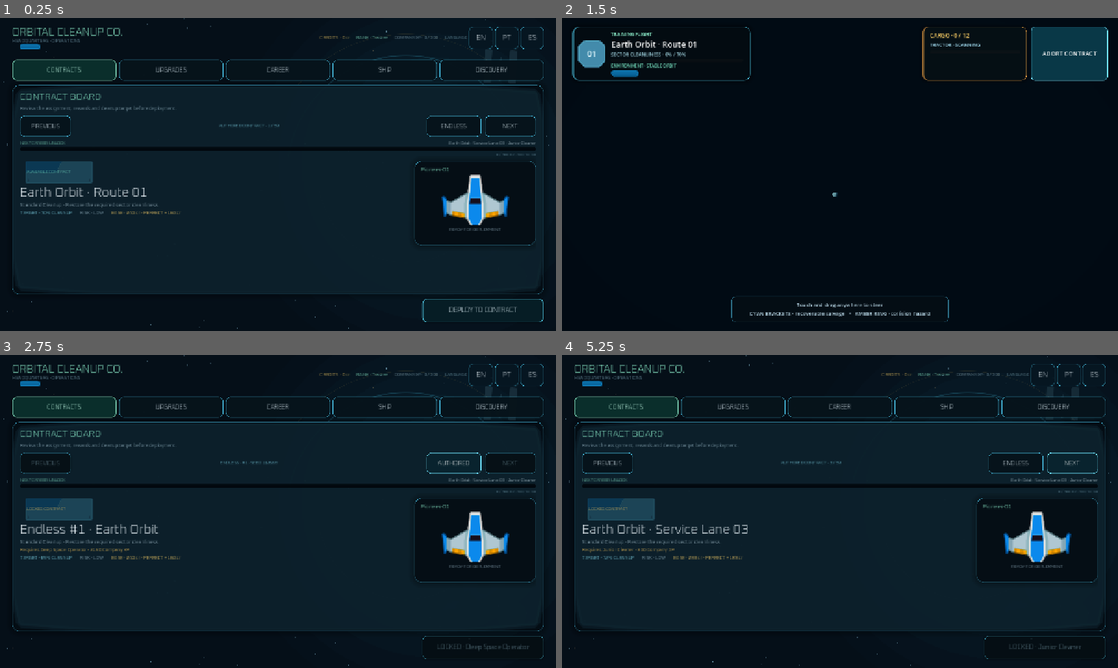
Above: before the commit, frames 1-4 (two rows, left to right).
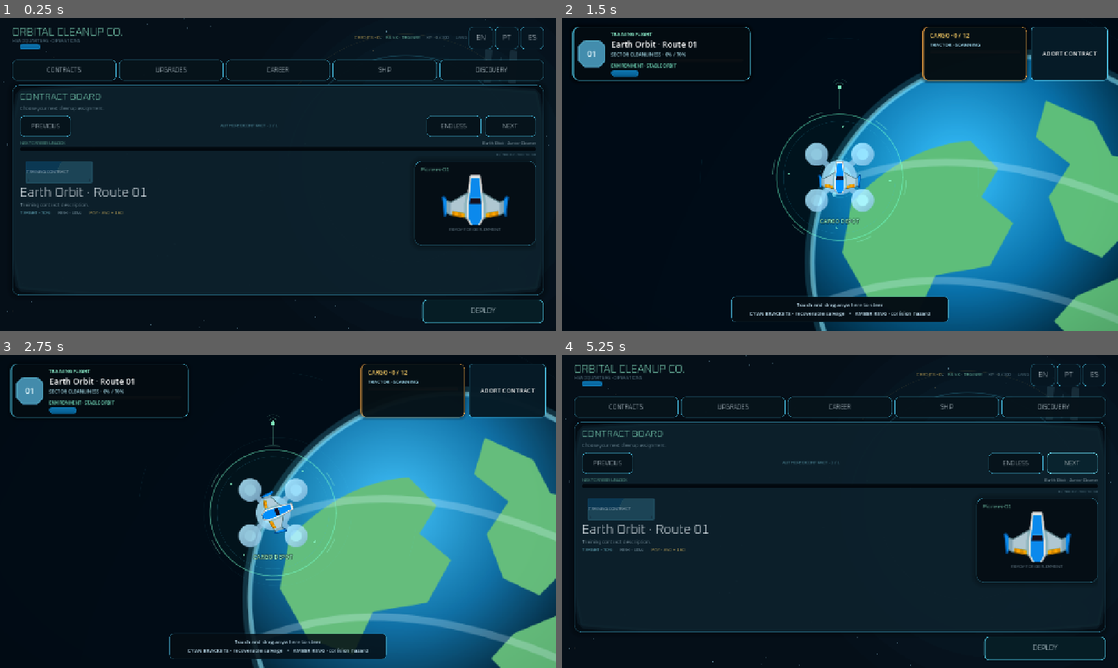
Above: after the commit, the same moments.

Repository: EwertonMendes/Orbital-Cleanup-Co.
Game: Godot game, scene res://src/core/app/app_root.tscn
Two runs of this game, one before a commit and one after it. Both use one fixed random seed, a clock stepped at 60 frames per second and the inputs below.
Inputs (mouse positions are in pixels of both pictures, inside the frame that each line leads up to):
- Up to frame 1 (0.25 s): no input
- Up to frame 2 (1.5 s): click "DEPLOY TO CONTRACT" (after the commit: "DEPLOY") at 0.5 s; click "ABORT CONTRACT" at 1.25 s
- Up to frame 3 (2.75 s): click (455, 464) at 2 s, where only the run before the commit has a clickable "ENDLESS"
- Up to frame 4 (5.25 s): click (1040, 373) at 2.75 s, where only the run before the commit has a clickable "EN"; click "AUTHORED" (after the commit: "ENDLESS") at 3.5 s; click "NEXT" at 4.25 s; click "NEXT" at 5 s

The runs differ from the first frame. In frame 1, 2.7% of the frame differs, in the area x 2-98%, y 5-98%; in frame 2, 43%; in frame 3, 48%, in the area x 0-100%, y 0-100%; in frame 4, 3.1%.
Error before the commit: Cannot call method 'get_children' on a null value. (res://src/game/sector/sector_runtime.gd:82)
Error after the commit: Assertion failed: Headquarters overlay chrome is required. (res://src/ui/screens/operations/operations_screen.gd:167)

Commit message:
feat: make operations screen reusable as flight overlay

Diff:
--- a/src/ui/screens/operations/operations_screen.gd
+++ b/src/ui/screens/operations/operations_screen.gd
@@ -1,4 +1,7 @@
 extends Control
+
+signal deployment_requested(context: Dictionary)
+signal close_requested
 
 enum Tab {
 	CONTRACTS,
@@ -75,6 +78,9 @@
 @onready var career_tab: Button = %CareerTab
 @onready var ship_tab: Button = %ShipTab
 @onready var discovery_tab: Button = %DiscoveryTab
+@onready var close_overlay: Button = %CloseOverlay
+@onready var overlay_scrim: ColorRect = %OverlayScrim
+@onready var floating_surface: PanelContainer = %FloatingSurface
 
 var _context: Dictionary = {}
 var _settings: SettingsService
@@ -92,9 +98,11 @@
 var _sector_plan: Dictionary = {}
 var _active_tab := Tab.CONTRACTS
 var _tab_group := ButtonGroup.new()
+var _overlay_mode := false
 
 func configure(context: Dictionary) -> void:
 	_context = context
+	_overlay_mode = bool(context.get("operations_overlay", false))
 	_settings = context.get("settings") as SettingsService
 	_platform = context.get("platform") as PlatformService
 	_router = context.get("router") as SceneRouter
@@ -117,6 +125,7 @@
 	_validate_contracts()
 	resized.connect(_apply_responsive_layout)
 	primary_action.pressed.connect(_deploy_training)
+	close_overlay.pressed.connect(_request_close)
 	previous_contract.pressed.connect(_select_relative_contract.bind(-1))
 	endless_contract.pressed.connect(_toggle_endless_mode)
 	next_contract.pressed.connect(_select_relative_contract.bind(1))
@@ -131,10 +140,11 @@
 	if not _progression.state_changed.is_connected(_on_progression_changed):
 		_progression.state_changed.connect(_on_progression_changed)
 
+	_apply_overlay_presentation()
 	_apply_responsive_layout()
 	_refresh_all()
 	_show_tab(Tab.CONTRACTS)
-	print("[HQ] READY tab=contracts")
+	print("[HQ] READY tab=contracts mode=%s" % ("overlay" if _overlay_mode else "screen"))
 
 func _validate_contracts() -> void:
 	assert(safe_area != null, "Headquarters requires SafeArea.")
@@ -154,6 +164,7 @@
 	assert(contracts_panel != null and upgrades_panel != null and career_panel != null, "Headquarters core panels are required.")
 	assert(ship_panel != null and discovery_panel != null, "Headquarters future-facing panels are required.")
 	assert(discovery_empty_card != null and discovery_list != null, "Headquarters discovery catalog containers are required.")
+	assert(close_overlay != null and overlay_scrim != null and floating_surface != null, "Headquarters overlay chrome is required.")
 	assert(not _sector_plan.is_empty(), "Headquarters requires sector data.")
 
 func _setup_tabs() -> void:
@@ -206,10 +217,18 @@
 
 	var horizontal_margin := 14 if compact else 28
 	var vertical_margin := 12 if compact else 20
+	if _overlay_mode:
+		horizontal_margin = 18 if compact else maxi(52, int(round(size.x * 0.075)))
+		vertical_margin = 14 if compact else 34
 	safe_area.add_theme_constant_override("margin_left", horizontal_margin)
 	safe_area.add_theme_constant_override("margin_right", horizontal_margin)
 	safe_area.add_theme_constant_override("margin_top", vertical_margin)
 	safe_area.add_theme_constant_override("margin_bottom", vertical_margin)
+	if _overlay_mode:
+		floating_surface.offset_left = float(horizontal_margin - 10)
+		floating_surface.offset_top = float(vertical_margin - 8)
+		floating_surface.offset_right = float(-horizontal_margin + 10)
+		floating_surface.offset_bottom = float(-vertical_margin + 8)
 
 func _deploy_training() -> void:
 	var access := _active_contract_access()
@@ -224,13 +243,38 @@
 	var scene := load(FLIGHT_SCREEN_PATH) as PackedScene
 	assert(scene != null, "Training flight screen must be loadable.")
 	var flight_context := _context.duplicate(true)
+	flight_context.erase("free_roam")
+	flight_context.erase("open_operations")
+	flight_context["arrival_warp"] = true
+	flight_context["travel_direction"] = 1
+	flight_context["return_screen_path"] = FLIGHT_SCREEN_PATH
 	if _viewing_endless:
 		flight_context["sector_id"] = String(_active_sector_definition["id"])
 		flight_context["sector_definition"] = _active_sector_definition.duplicate(true)
 		flight_context["endless_number"] = _endless_number
 	else:
 		flight_context["sector_id"] = String(_sector_ids[_selected_sector_index])
+
+	if _overlay_mode:
+		deployment_requested.emit(flight_context)
+		return
 	_router.show_screen(scene, flight_context)
+
+func _request_close() -> void:
+	if not _overlay_mode:
+		return
+	close_requested.emit()
+
+func _apply_overlay_presentation() -> void:
+	overlay_scrim.visible = _overlay_mode
+	floating_surface.visible = _overlay_mode
+	close_overlay.visible = _overlay_mode
+	var backdrop := get_node_or_null("Backdrop") as CanvasItem
+	var scenery := get_node_or_null("Scenery") as CanvasItem
+	if backdrop != null:
+		backdrop.visible = not _overlay_mode
+	if scenery != null:
+		scenery.visible = not _overlay_mode
 
 func _select_relative_contract(delta: int) -> void:
 	if _viewing_endless:
